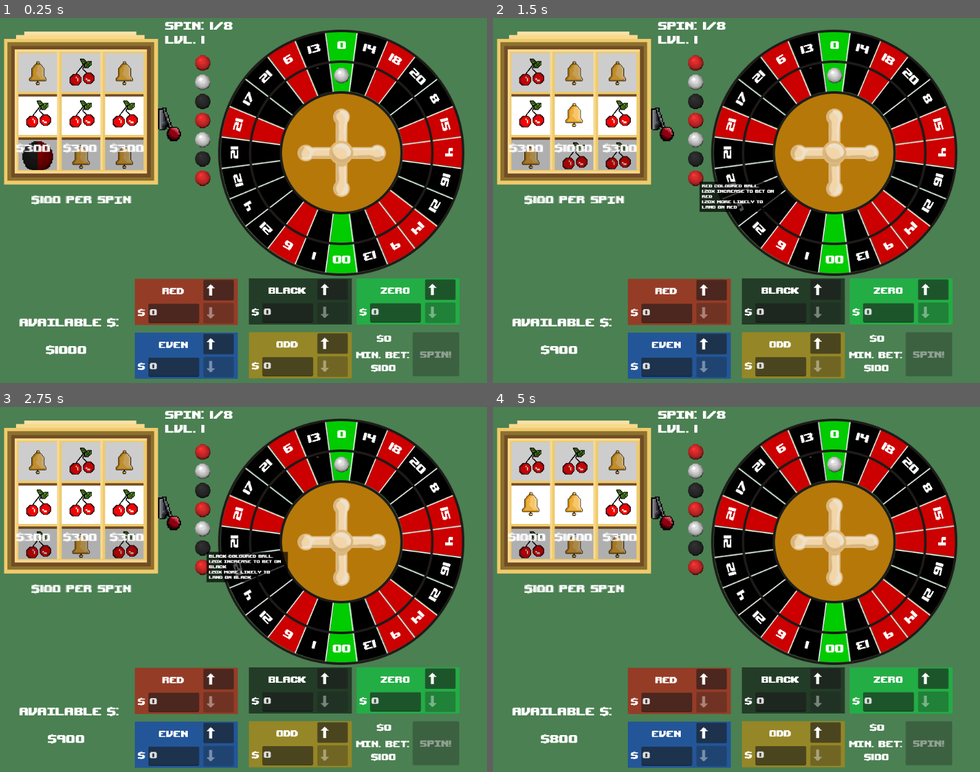
Above: before the commit, frames 1-4 (two rows, left to right).
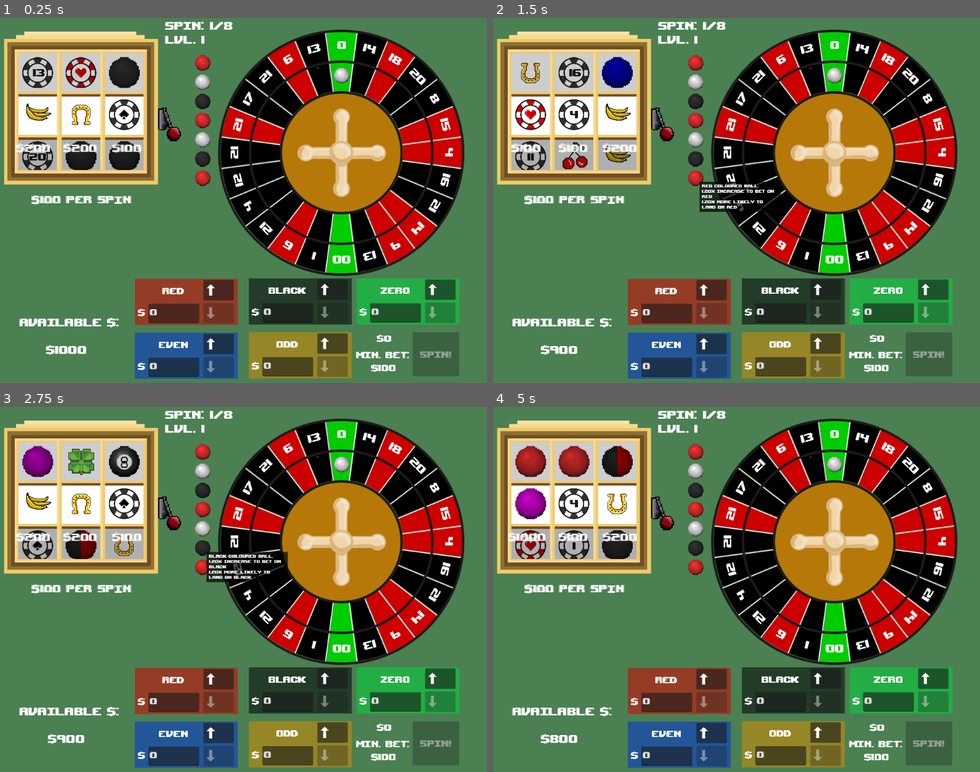
Above: after the commit, the same moments.

Repository: RossRKK/gmtk-game-jam-2025
Game: Godot game, scene res://scenes/roulette_scene.tscn
Two runs of this game, one before a commit and one after it. Both use one fixed random seed, a clock stepped at 60 frames per second and the inputs below. Sound files missing from this copy of the repository are replaced by a short silence.
Inputs (mouse positions are in pixels of both pictures, inside the frame that each line leads up to):
- Up to frame 1 (0.25 s): no input
- Up to frame 2 (1.5 s): click (663, 105) at 0.5 s; click (697, 178) at 1.27 s
- Up to frame 3 (2.75 s): click (204, 549) at 2.02 s
- Up to frame 4 (5 s): click (697, 527) at 2.77 s; click (697, 509) at 3.52 s; click (663, 494) at 4.25 s

The runs differ from the first frame. In frame 1, 3.1% of the frame differs, in the area x 4-30%, y 10-42%; in frame 2, 2.7%; in frame 3, 3.0%; in frame 4, 3.3%, in the area x 4-29%, y 10-42%.

Commit message:
Fixed the golf ball

Diff:
--- a/scripts/balls/special_balls/golf_ball.gd
+++ b/scripts/balls/special_balls/golf_ball.gd
@@ -15,6 +15,7 @@
 	sound_effect.stream = preload("res://assets/sound/nice-shot.mp3")
 
 func _ready() -> void:
+	super._ready()
 	add_child(sound_effect)
 
 func segment_affinity(segment: Segment) -> float:
--- a/scripts/power_up.gd
+++ b/scripts/power_up.gd
@@ -41,8 +41,8 @@
 		12 * BASIC_WEIGHT, # make red
 		12 * BASIC_WEIGHT, # make black
 		BASIC_WEIGHT, # make zero
-		1000, #SEGEMENT_DUPLICATE_WEIGHT,
-		1000,#POWER_UP_DUPLICATE_WEIGHT,
+		SEGEMENT_DUPLICATE_WEIGHT,
+		POWER_UP_DUPLICATE_WEIGHT,
 		MAGNET_WEIGHT, # magnet
 		MAGNET_WEIGHT, # replusor
 		MAGNET_WEIGHT, # banana
Not shown, changed: build/web/Archive.zip
Not shown, changed: build/web/index.html
Not shown, changed: build/web/index.pck
